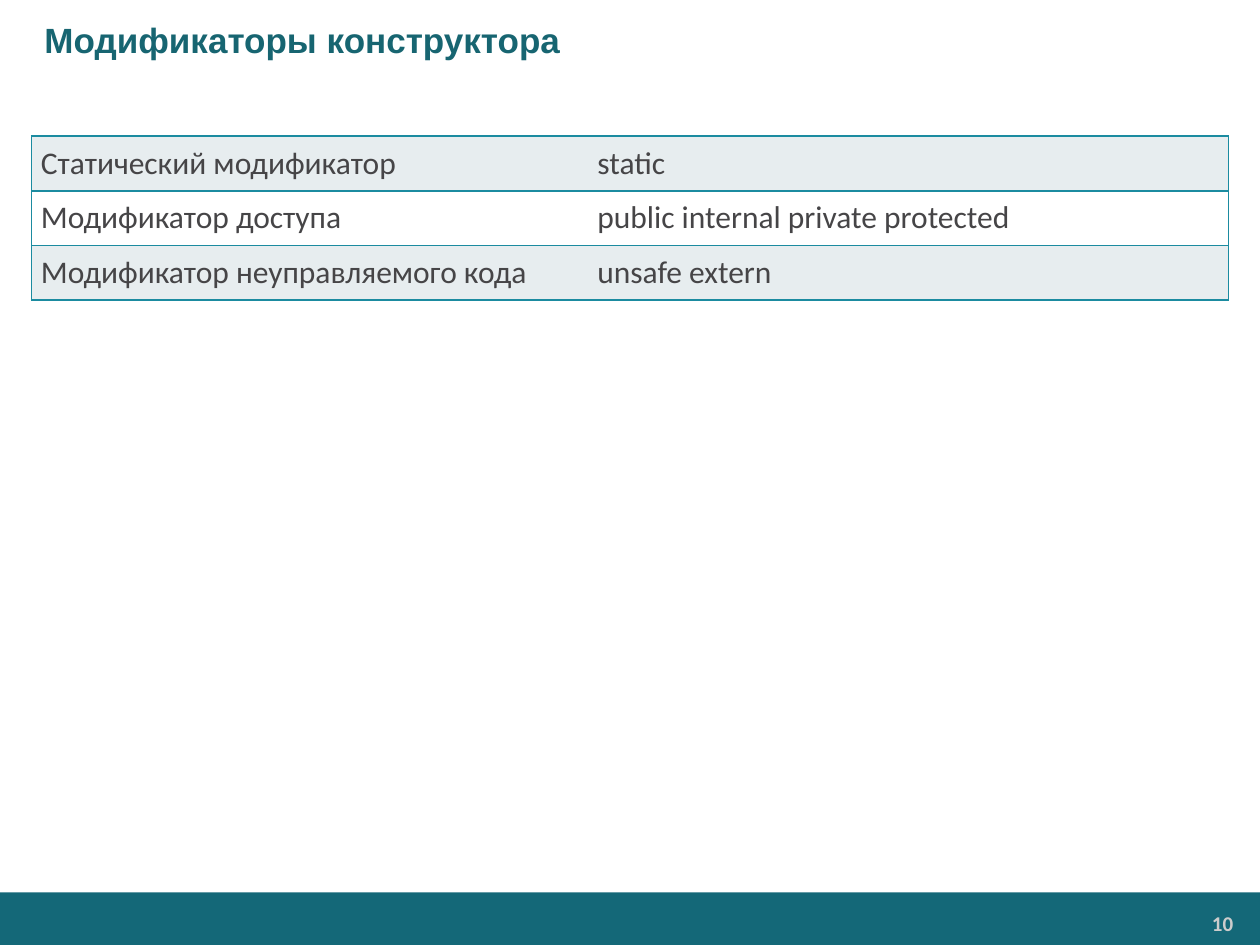
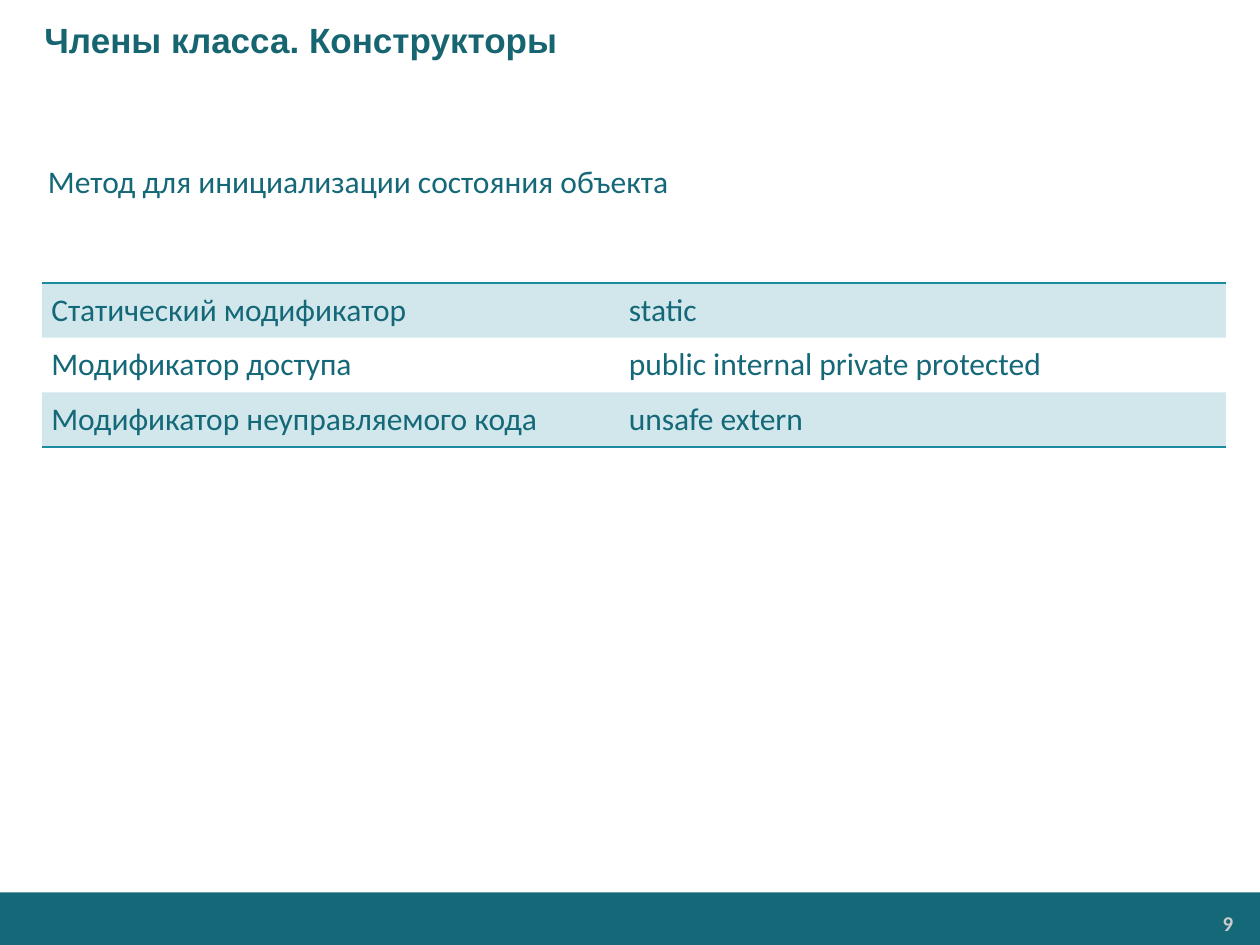
Before and after one commit to EPM-RD-NETLAB/.NET-Framework-modules, a slide deck: slide 9 of M3. Types/Types (RU).pptx (slide 10 before the commit). Drawn at 1260x945 pixels with LibreOffice and Linux fonts; fonts in the diff are those of the drawing; background and template pictures are left out. Boxes give left, top, right and bottom in pixels: in the first picture for what was removed or moved away, otherwise in the second. Text is boxed around its words. In the diff, an @@ line names an element or a change of style, - is before the commit and + after.

```diff
--- a/M3. Types/Types (RU).pptx
+++ b/M3. Types/Types (RU).pptx
@@ title at (44, 29, 557, 60): text changed @@
-Модификаторы конструктора
+Члены класса. Конструкторы
@@ text added at (48, 171, 668, 199), 18 pt, text #146878 @@
+Метод для инициализации состояния объекта
@@ table at (42, 284, 1225, 447) @@
@@ fill #E8EEF0 to #1B8BA0 at 20% opacity in 4 cells @@
@@ fill #FFFFFF to none in row 2 @@
@@ text colour #464547 to #146878 @@
@@ borders changed @@
@@ table: place and size @@
-table at (32, 136, 1228, 300)
+table at (42, 284, 1225, 447)
@@ page number at (1223, 917, 1234, 931): text changed @@
-10
+9
```
Also in this commit, not shown: 11 other slides changed, 8 slides added, 9 slides removed, 5 other files.
